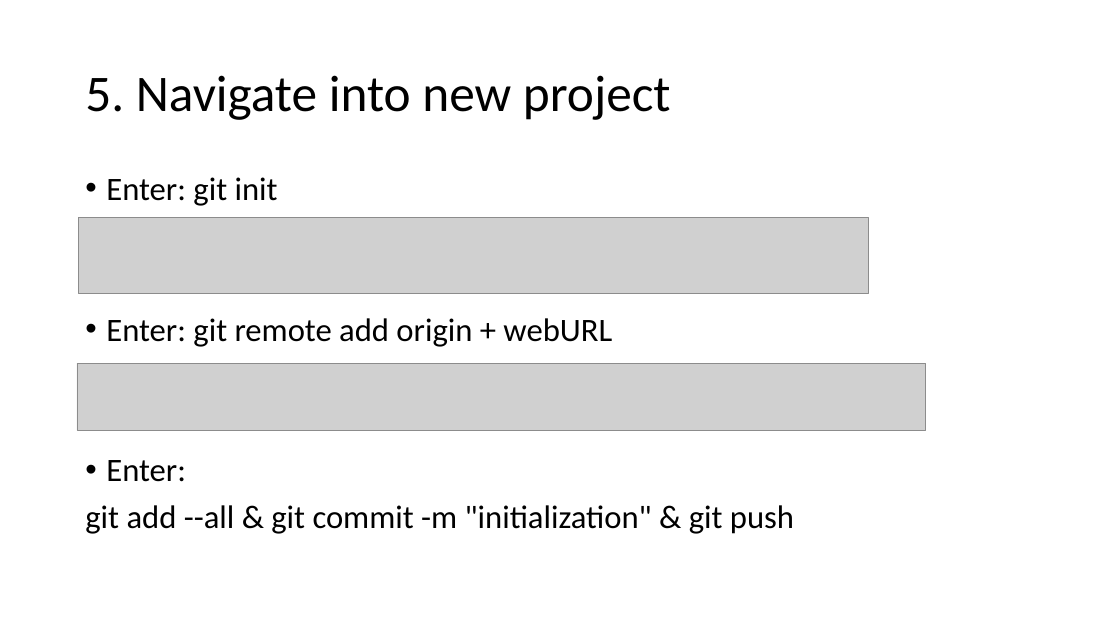
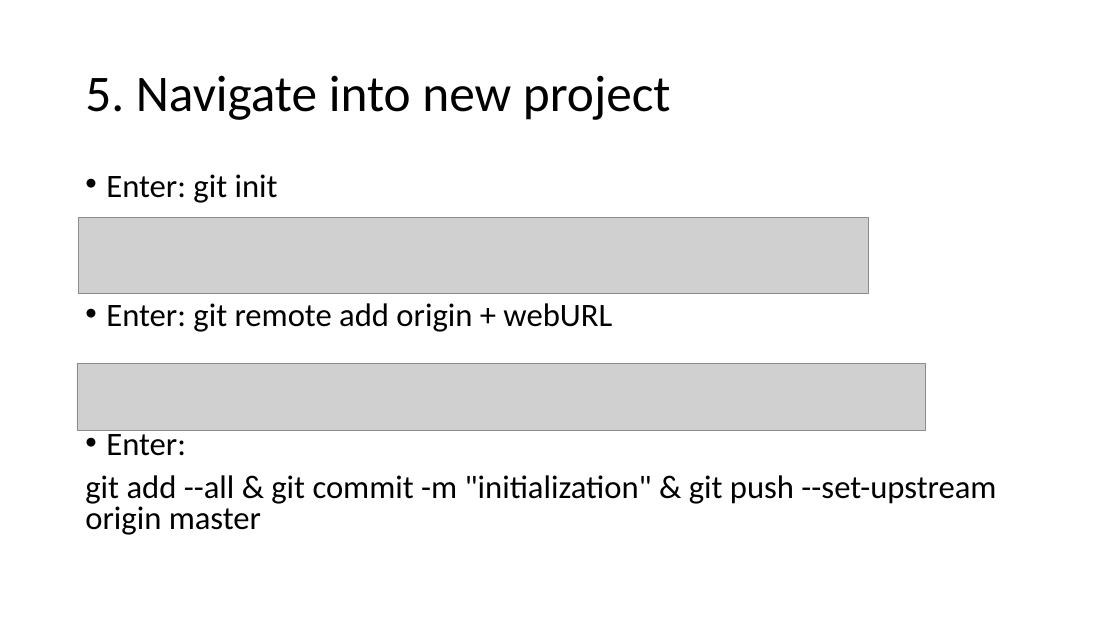
Before and after one commit to julianyangenercare/cookiecuttertemplate, a slide deck: slide 6 of Use Cookiecutter to start your projects.pptx. Drawn at 1120x630 pixels with LibreOffice and Linux fonts; fonts in the diff are those of the drawing; grey boxes stand for pictures. Boxes give left, top, right and bottom in pixels: in the first picture for what was removed or moved away, otherwise in the second. Text is boxed around its words. In the diff, an @@ line names an element or a change of style, - is before the commit and + after.

Commit message:
update doc

```diff
--- a/Use Cookiecutter to start your projects.pptx
+++ b/Use Cookiecutter to start your projects.pptx
@@ text at box(106, 174, 612, 456): line spacing 0.9 to 0.8 @@
@@ text at box(85, 475, 996, 535): text changed @@
-git add --all & git commit -m "initialization" & git push
+git add --all & git commit -m "initialization" & git push --set-upstream origin master
```
